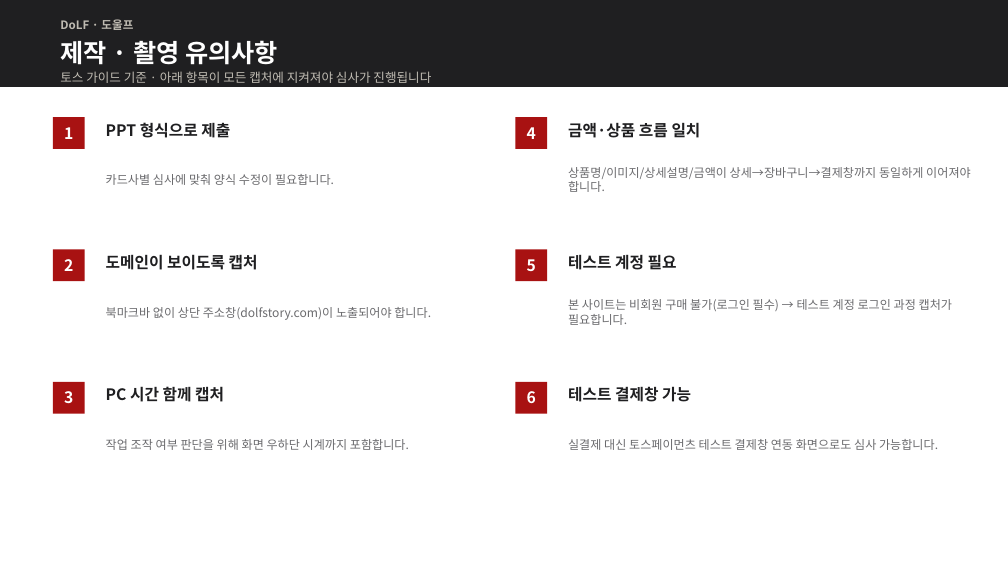
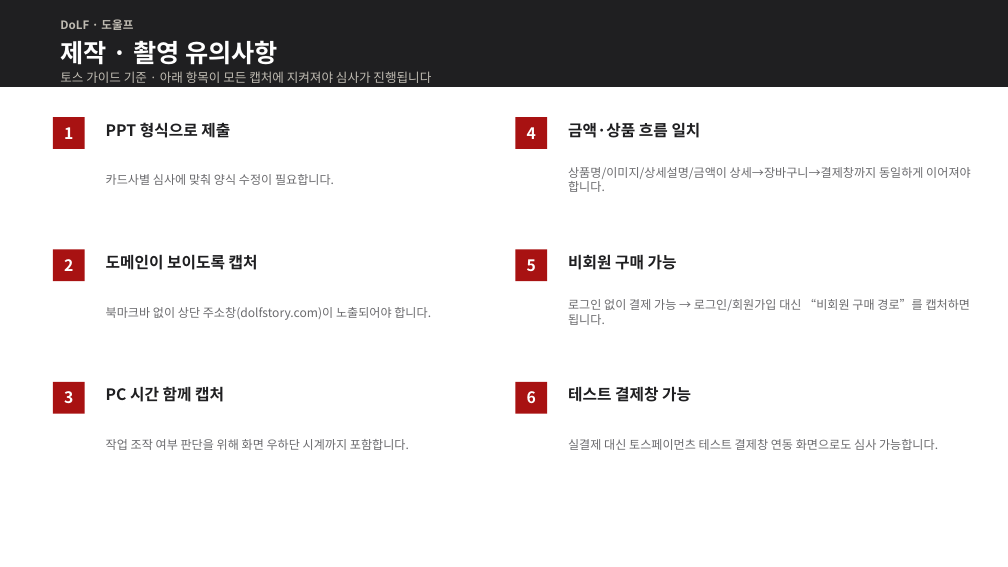
Before and after one commit to sophia-hye/dolf, a slide deck: slide 2 of docs/toss/DoLF_결제경로_초안.pptx. Drawn at 1008x567 pixels with LibreOffice and Linux fonts; fonts in the diff are those of the drawing. Boxes give left, top, right and bottom in pixels: in the first picture for what was removed or moved away, otherwise in the second. Text is boxed around its words. In the diff, an @@ line names an element or a change of style, - is before the commit and + after.

Commit message:
docs(toss): update payment-path deck for guest checkout
- ④ 로그인/회원가입 → "비회원 구매 경로" (로그인 불필요)
- 유의사항·표지·회신요약에서 테스트 계정 문구 제거
- 구매과정에 우편번호 검색(Daum) 항목 추가

```diff
--- a/docs/toss/DoLF_결제경로_초안.pptx
+++ b/docs/toss/DoLF_결제경로_초안.pptx
@@ text at box(568, 254, 677, 270): text changed @@
-테스트 계정 필요
+비회원 구매 가능
@@ text at box(568, 299, 971, 325): text changed @@
-본 사이트는 비회원 구매 불가(로그인 필수) → 테스트 계정 로그인 과정 캡처가 필요합니다.
+로그인 없이 결제 가능 → 로그인/회원가입 대신 “비회원 구매 경로”를 캡처하면 됩니다.
```
Also in this commit, not shown: 4 other slides changed.
